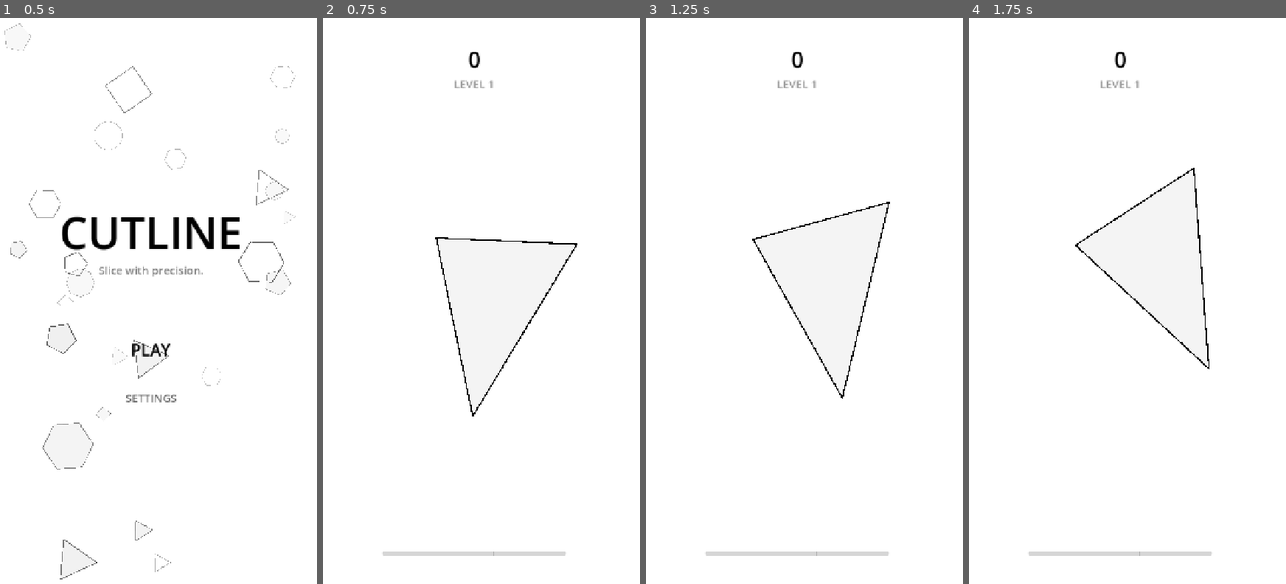
Above: before the commit, frames 1-4 (left to right).
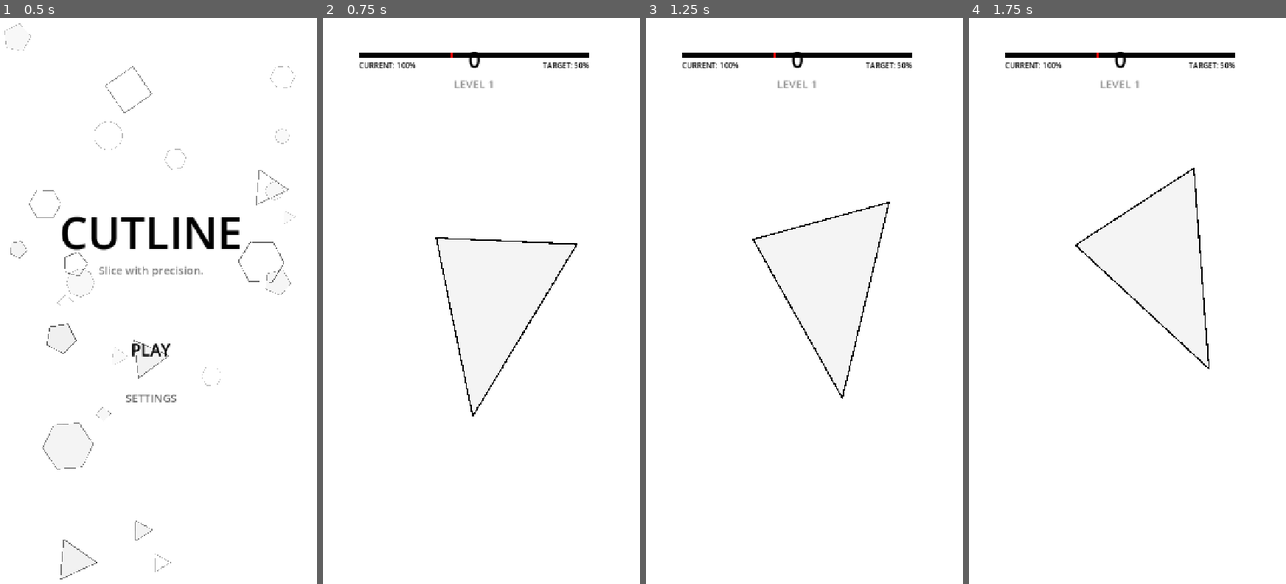
Above: after the commit, the same moments.

Repository: christian759/cutline
Game: Godot game, scene res://scenes/home_screen.tscn
Same seed, same stepped clock (60 frames per second), same inputs: the game is played once before the commit and once after it.
Inputs (mouse positions are in pixels of both pictures, inside the frame that each line leads up to):
- Up to frame 1 (0.5 s): no input
- Up to frame 2 (0.75 s): click "PLAY" at 0.5 s
- Up to frame 3 (1.25 s): no input
- Up to frame 4 (1.75 s): move the mouse to (1194, 272) at 1.27 s; click (1194, 272) at 1.42 s

Frame 1 is identical in both runs. In frame 2, 1.3% of the frame differs, in the area x 11-84%, y 6-96%; in frame 3, 1.3%; in frame 4, 1.3%.
Error in both runs: Invalid call. Nonexistent function 'set_target' in base 'Control'. (res://scripts/game.gd:59)

Commit message:
feat: Implement the main game scene including a HUD for displaying score, level, and area progress.

Diff:
--- a/scenes/game.tscn
+++ b/scenes/game.tscn
@@ -2,6 +2,7 @@
 
 [ext_resource type="Script" path="res://scripts/game.gd" id="1_script"]
 [ext_resource type="PackedScene" uid="uid://be87n5k6m4l3p" path="res://scenes/game_shape.tscn" id="2_shape_scene"]
+[ext_resource type="Script" path="res://scripts/hud.gd" id="hud_script"]
 
 [sub_resource type="LabelSettings" id="LabelSettings_score"]
 font_size = 48
@@ -38,13 +39,16 @@
 grow_horizontal = 2
 grow_vertical = 2
 mouse_filter = 2
+script = ExtResource("hud_script")
 
 [node name="ScoreLabel" type="Label" parent="CanvasLayer/HUD"]
 layout_mode = 1
 anchors_preset = 5
 anchor_left = 0.5
 anchor_right = 0.5
+offset_left = -11.5
 offset_top = 80.0
+offset_right = 11.5
 offset_bottom = 147.0
 grow_horizontal = 2
 text = "0"
@@ -56,37 +60,76 @@
 anchors_preset = 5
 anchor_left = 0.5
 anchor_right = 0.5
+offset_left = -46.5
 offset_top = 150.0
+offset_right = 46.5
 offset_bottom = 184.0
 grow_horizontal = 2
 text = "LEVEL 1"
 label_settings = SubResource("LabelSettings_level")
 horizontal_alignment = 1
 
-[node name="ProgressBar" type="ProgressBar" parent="CanvasLayer/HUD"]
-custom_minimum_size = Vector2(400, 10)
+[node name="AreaBarBG" type="ColorRect" parent="CanvasLayer/HUD"]
 layout_mode = 1
-anchors_preset = 7
+anchors_preset = 8
 anchor_left = 0.5
-anchor_top = 1.0
+anchor_top = 0.5
 anchor_right = 0.5
-anchor_bottom = 1.0
-offset_left = -200.0
-offset_top = -100.0
-offset_right = 200.0
-offset_bottom = -90.0
+anchor_bottom = 0.5
+offset_left = -250.0
+offset_top = -540.0
+offset_right = 250.0
+offset_bottom = -530.0
 grow_horizontal = 2
-grow_vertical = 0
-theme_override_styles/background = null
-theme_override_styles/fill = null
-value = 100.0
-show_percentage = false
+grow_vertical = 2
+color = Color(0.878431, 0.878431, 0.878431, 1)
 
-[node name="TargetMarker" type="ColorRect" parent="CanvasLayer/HUD/ProgressBar"]
+[node name="AreaFill" type="ColorRect" parent="CanvasLayer/HUD/AreaBarBG"]
 layout_mode = 1
 anchors_preset = 9
 anchor_bottom = 1.0
-offset_left = 240.0
-offset_right = 244.0
+offset_right = 500.0
 grow_vertical = 2
-color = Color(0, 0, 0, 0.2)
+color = Color(0, 0, 0, 1)
+
+[node name="TargetMarker" type="ColorRect" parent="CanvasLayer/HUD/AreaBarBG"]
+layout_mode = 1
+anchors_preset = 9
+anchor_bottom = 1.0
+offset_left = 200.0
+offset_right = 204.0
+grow_vertical = 2
+color = Color(1, 0, 0, 1)
+
+[node name="CurrentAreaLabel" type="Label" parent="CanvasLayer/HUD"]
+layout_mode = 1
+anchors_preset = 8
+anchor_left = 0.5
+anchor_top = 0.5
+anchor_right = 0.5
+anchor_bottom = 0.5
+offset_left = -250.0
+offset_top = -525.0
+offset_right = -100.0
+offset_bottom = -502.0
+grow_horizontal = 2
+grow_vertical = 2
+theme_override_colors/font_color = Color(0, 0, 0, 1)
+text = "CURRENT: 100%"
+
+[node name="TargetAreaLabel" type="Label" parent="CanvasLayer/HUD"]
+layout_mode = 1
+anchors_preset = 8
+anchor_left = 0.5
+anchor_top = 0.5
+anchor_right = 0.5
+anchor_bottom = 0.5
+offset_left = 100.0
+offset_top = -525.0
+offset_right = 250.0
+offset_bottom = -502.0
+grow_horizontal = 2
+grow_vertical = 2
+theme_override_colors/font_color = Color(0, 0, 0, 1)
+text = "TARGET: 50%"
+horizontal_alignment = 2
Not shown, added: scripts/hud.gd.uid
